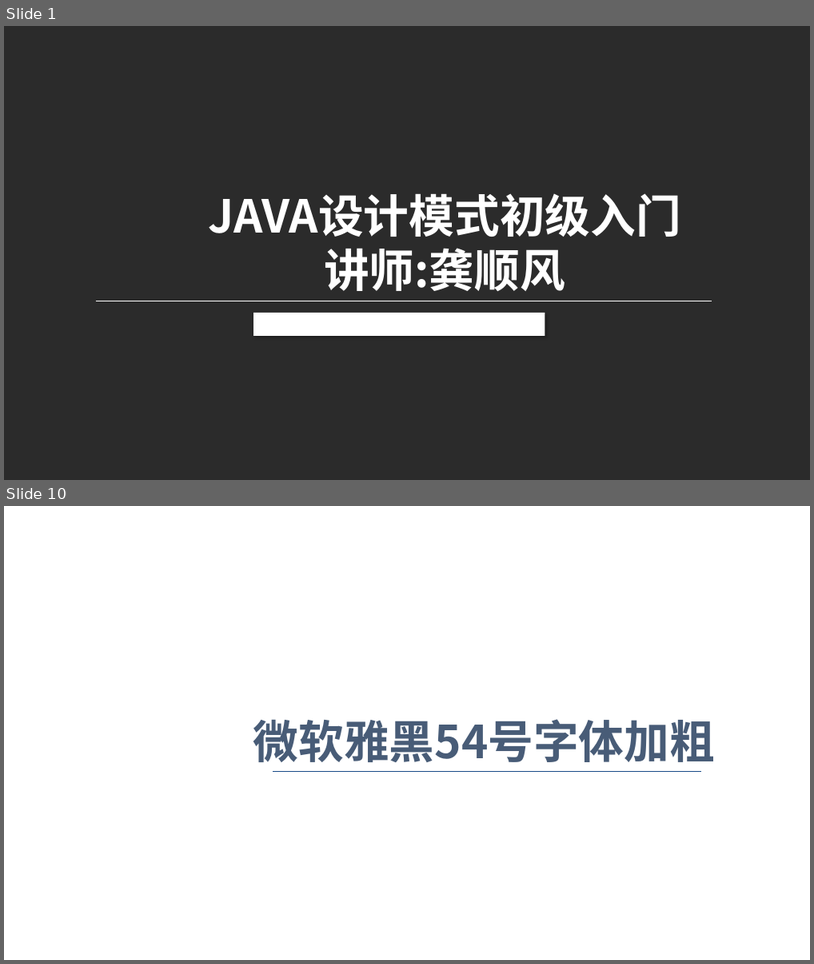
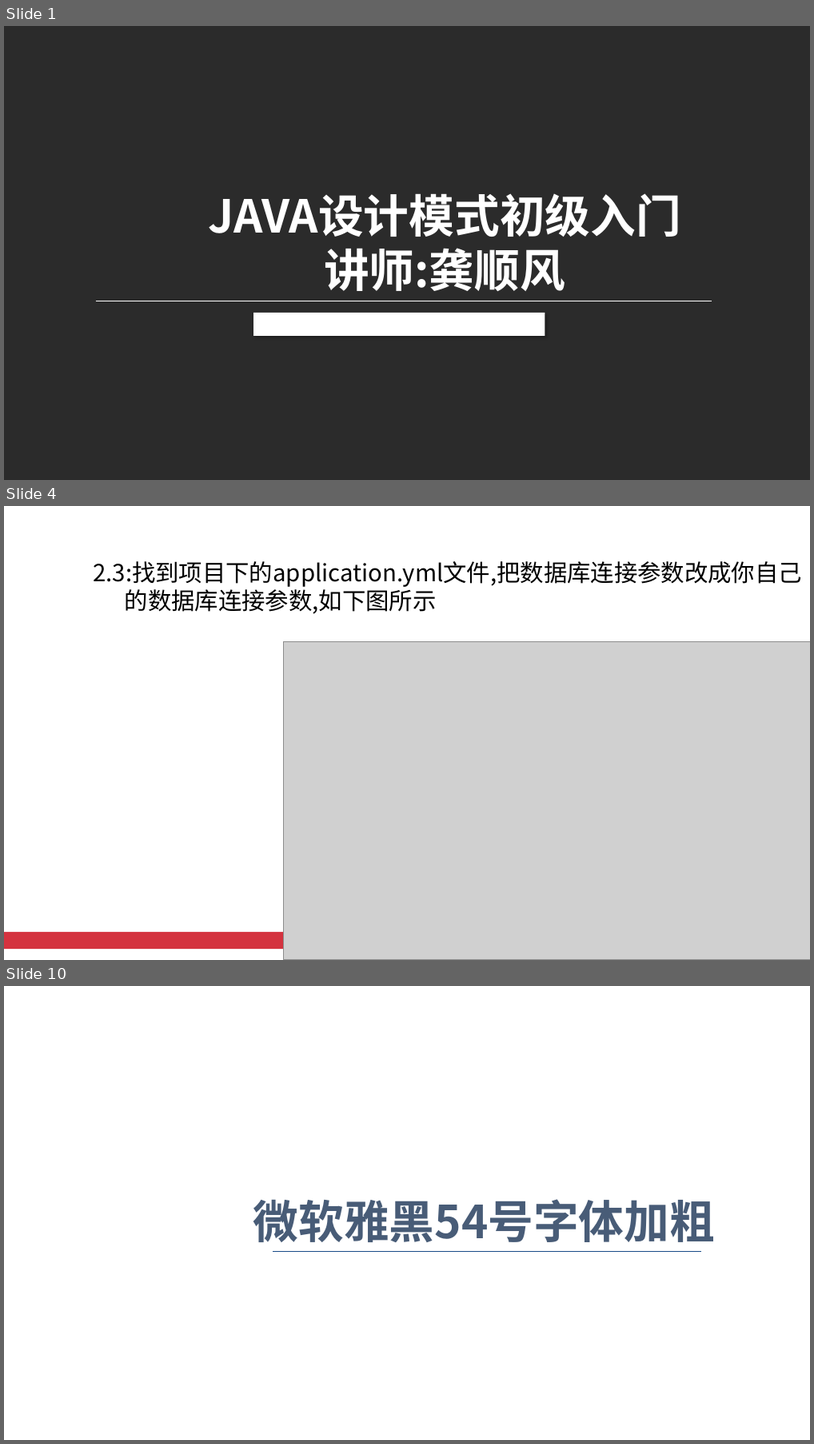
Before and after one commit to roet80736/JAVADesignMode, a slide deck: JAVA设计模式初级入门.pptx. Shown one above the other, each under a label of ours: slides 1 and 10 before the commit, slides 1, 4 and 10 after it; the slides between them are not shown. The pictures are 814x964 and 814x1444 pixels, drawn with LibreOffice and Linux fonts; fonts in the diff are those of the drawing; grey boxes stand for pictures; background and template pictures are left out; a plain dark background stands for a picture behind light text. Boxes give left, top, right and bottom in pixels: in the first picture for what was removed or moved away, otherwise in the second. Text is boxed around its words. In the diff, an @@ line names an element or a change of style, - is before the commit and + after.

```diff
--- a/JAVA设计模式初级入门.pptx
+++ b/JAVA设计模式初级入门.pptx
@@ slide 4 added at (x1=4, y1=506, x2=810, y2=960), background picture (left out) @@
@@ text added at (x1=93, y1=561, x2=802, y2=614), 28 pt, text #000000 @@
+2.3:找到项目下的application.yml文件,把数据库连接参数改成你自己
+的数据库连接参数,如下图所示
@@ picture added at (x1=283, y1=642, x2=810, y2=960) @@
@@ rectangle added at (x1=4, y1=932, x2=618, y2=949), fill #D4333F @@
```
Also in this commit, not shown: 2 slides changed, 1 other slide added, 2 slides removed.
